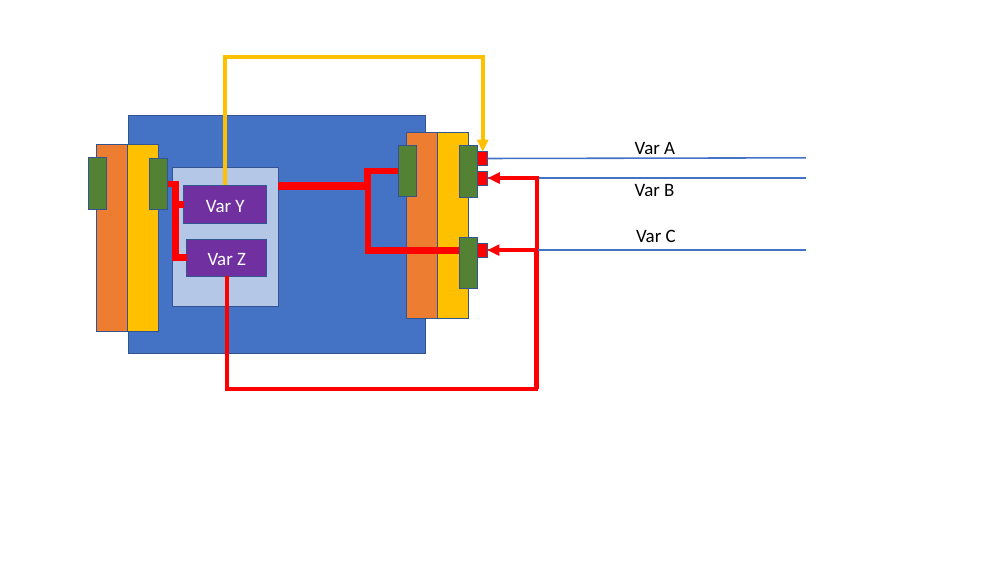
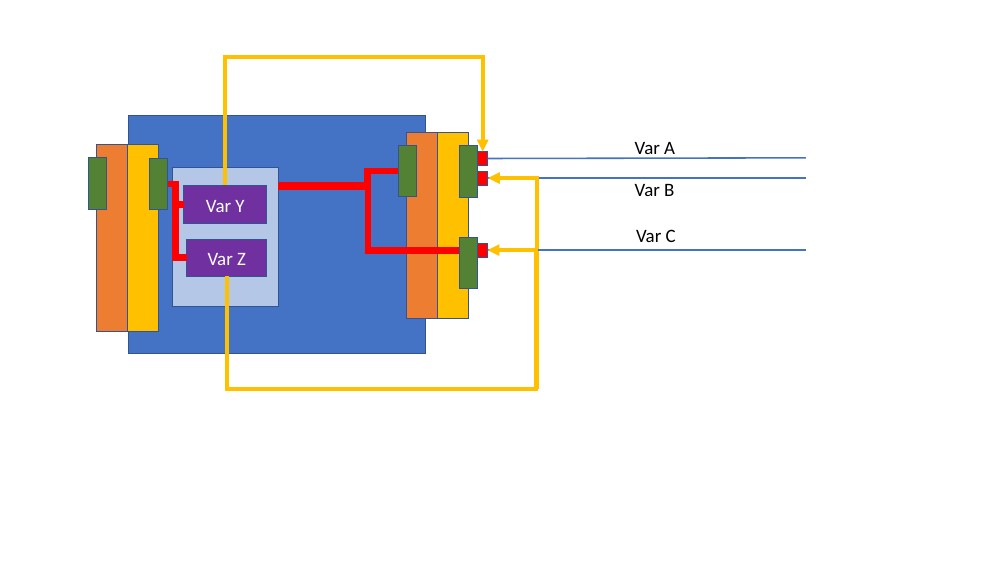
Before and after one commit to prostep-ivip-e-V/vec, a slide deck: slide 1 of vec/models/contact-points.pptx. Drawn at 1008x567 pixels with LibreOffice and Linux fonts; fonts in the diff are those of the drawing. Boxes give left, top, right and bottom in pixels: in the first picture for what was removed or moved away, otherwise in the second. Text is boxed around its words. In the diff, an @@ line names an element or a change of style, - is before the commit and + after.

```diff
--- a/vec/models/contact-points.pptx
+++ b/vec/models/contact-points.pptx
@@ elbow arrow (537, 389) - (488, 178): stroke #FF0000 3.75 pt to #FFC000 3.75 pt @@
@@ elbow arrow (227, 276) - (488, 250): stroke #FF0000 3.75 pt to #FFC000 3.75 pt @@
```
Also in this commit, not shown: 1 other file.
